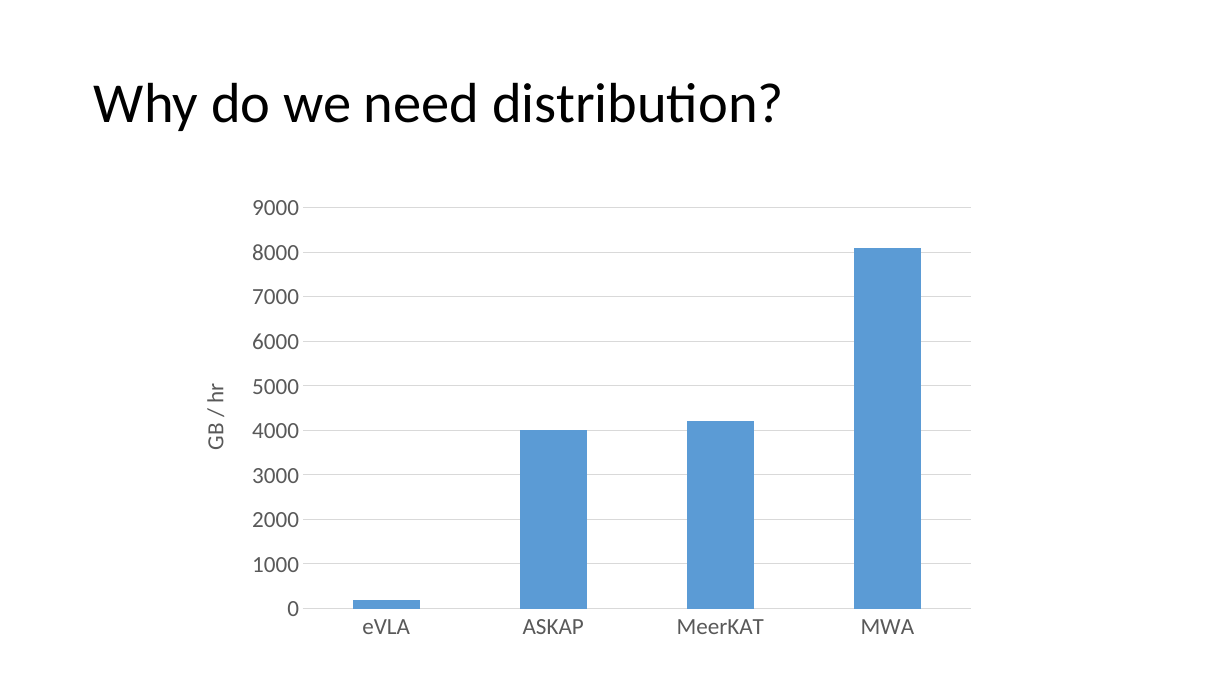
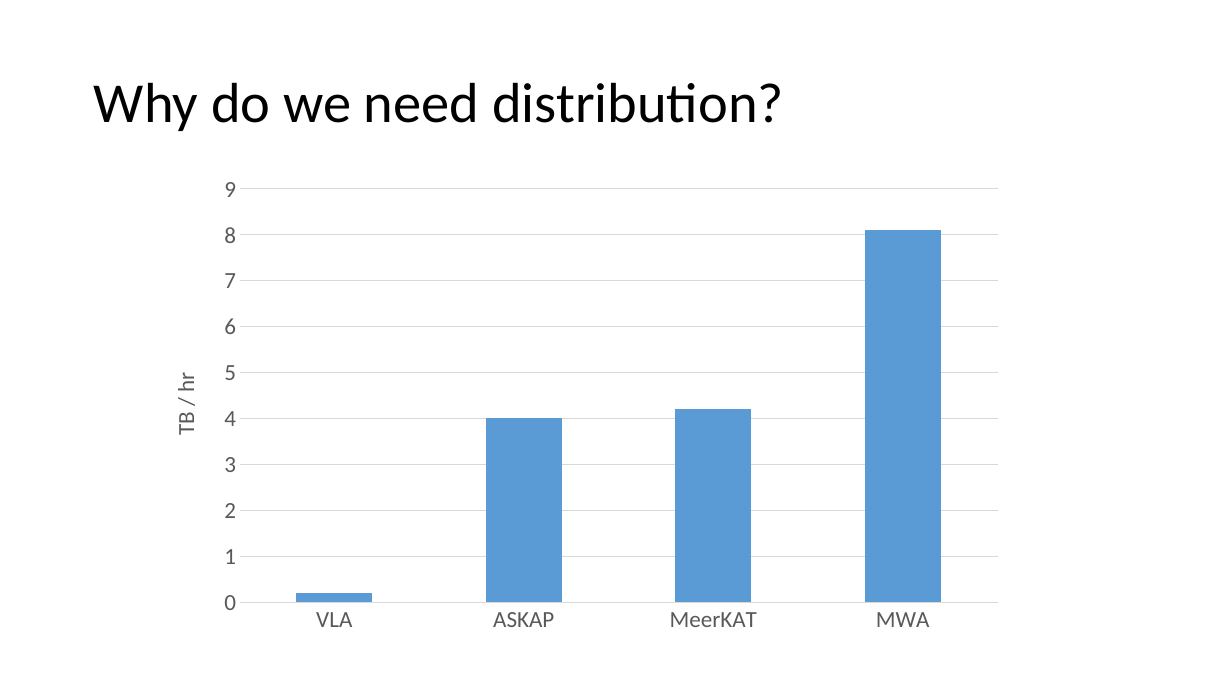
Before and after one commit to lord-blueberry/p9-doc, a slide deck: slide 3 of SKA-Days/pp.pptx. Drawn at 1232x693 pixels with LibreOffice and Linux fonts; fonts in the diff are those of the drawing. Boxes give left, top, right and bottom in pixels: in the first picture for what was removed or moved away, otherwise in the second. Text is boxed around its words. In the diff, an @@ line names an element or a change of style, - is before the commit and + after.

```diff
--- a/SKA-Days/pp.pptx
+++ b/SKA-Days/pp.pptx
@@ column chart at [149,165,1015,643] @@
-categories: eVLA, ASKAP, MeerKAT, MWA
+categories: VLA, ASKAP, MeerKAT, MWA
-Series 1: 200, 4000, 4200, 8100
+Series 1: 0.2, 4, 4.2, 8.1
@@ value axis title "GB / hr " to "TB / hr " @@
@@ column chart: place and size @@
-column chart at [177,185,987,650]
+column chart at [149,165,1015,643]
```
Also in this commit, not shown: 8 other slides changed, 4 slides added, 1 slide removed, 5 other files.
